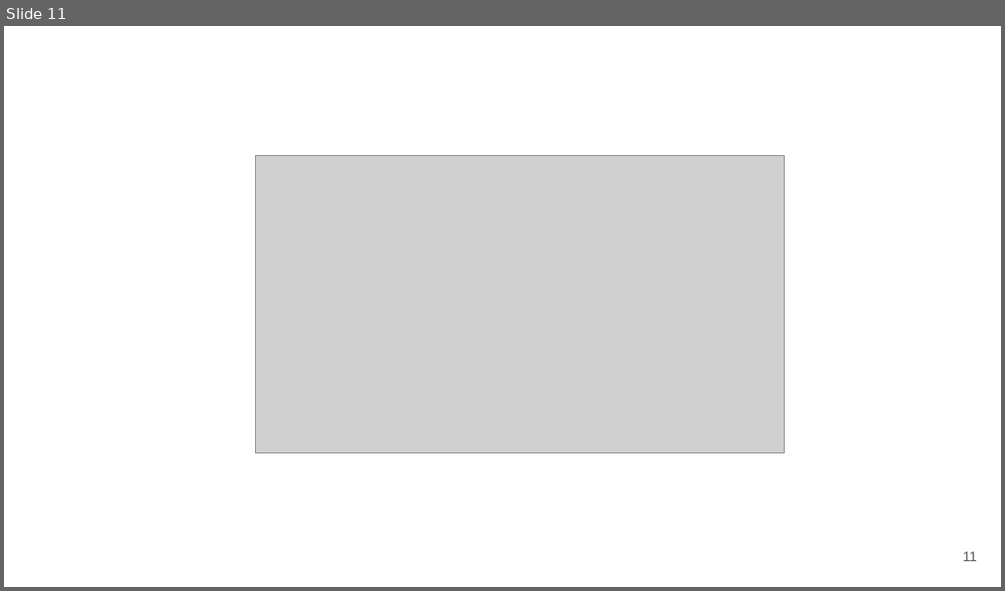
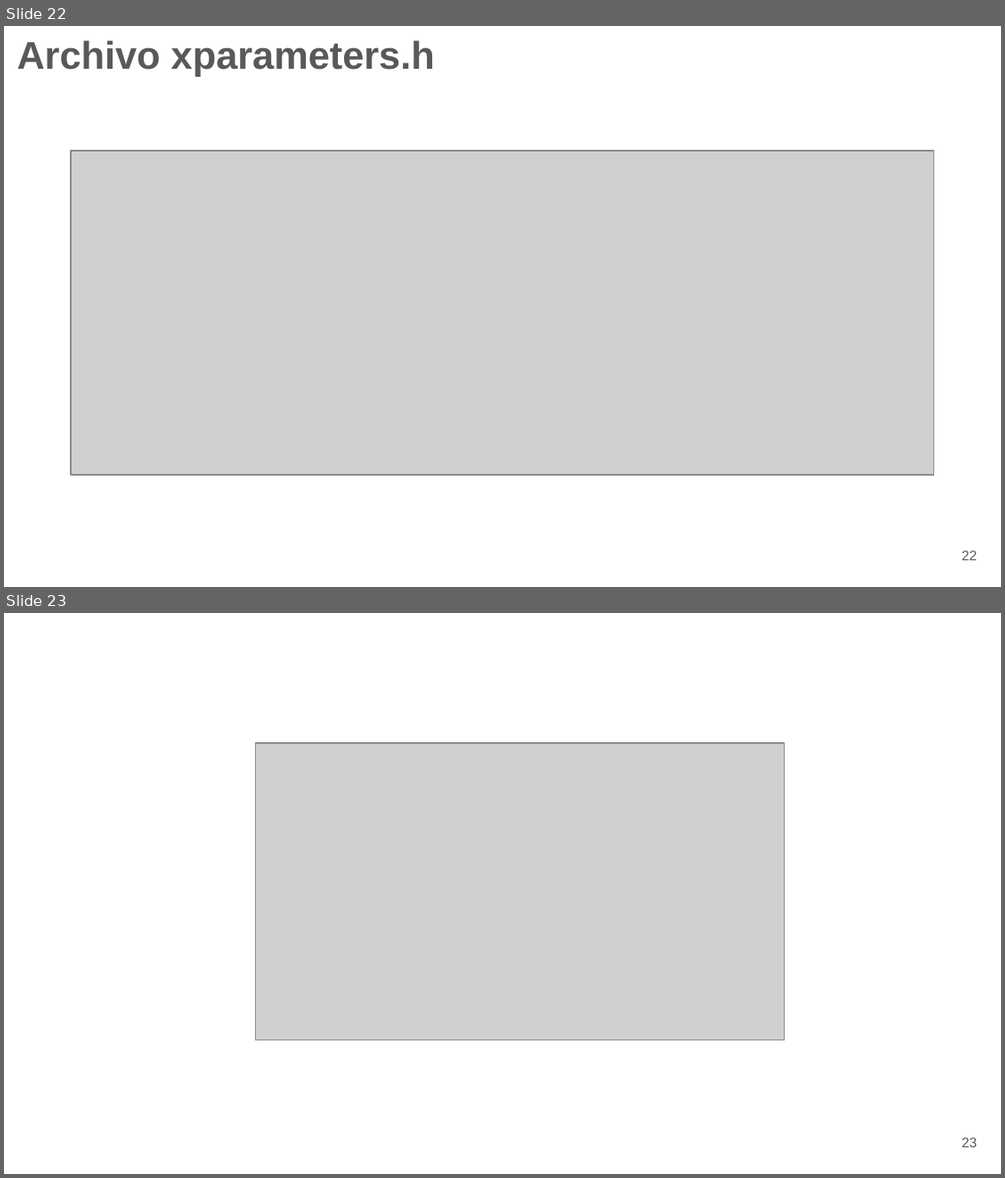
Before and after one commit to raulemilio/RomeroRaul_MyS_TF, a slide deck: entregables/MyS_TPF_ROMERO.pptx. Shown one above the other, each under a label of ours: slide 11 before the commit, slides 22 and 23 after it. The pictures are 1005x591 and 1005x1178 pixels, drawn with LibreOffice and Linux fonts; fonts in the diff are those of the drawing; grey boxes stand for pictures; background and template pictures are left out. Boxes give left, top, right and bottom in pixels: in the first picture for what was removed or moved away, otherwise in the second. Text is boxed around its words. In the diff, an @@ line names an element or a change of style, - is before the commit and + after.

```diff
--- a/entregables/MyS_TPF_ROMERO.pptx
+++ b/entregables/MyS_TPF_ROMERO.pptx
@@ slide 22 added at [4, 26, 1001, 587], background picture (left out) @@
@@ title added at [17, 40, 435, 76], 27.9 pt, text #595959, bold @@
+Archivo xparameters.h
@@ picture added at [71, 151, 934, 475] @@
@@ page number added at [962, 550, 977, 560], 10 pt, text #595959 @@
+22
@@ what was slide 11 is now slide 23 @@
@@ page number at [962, 1137, 977, 1147]: text changed @@
-11
+23
```
Also in this commit, not shown: 7 slides changed, 11 other slides added, 11 other files.
